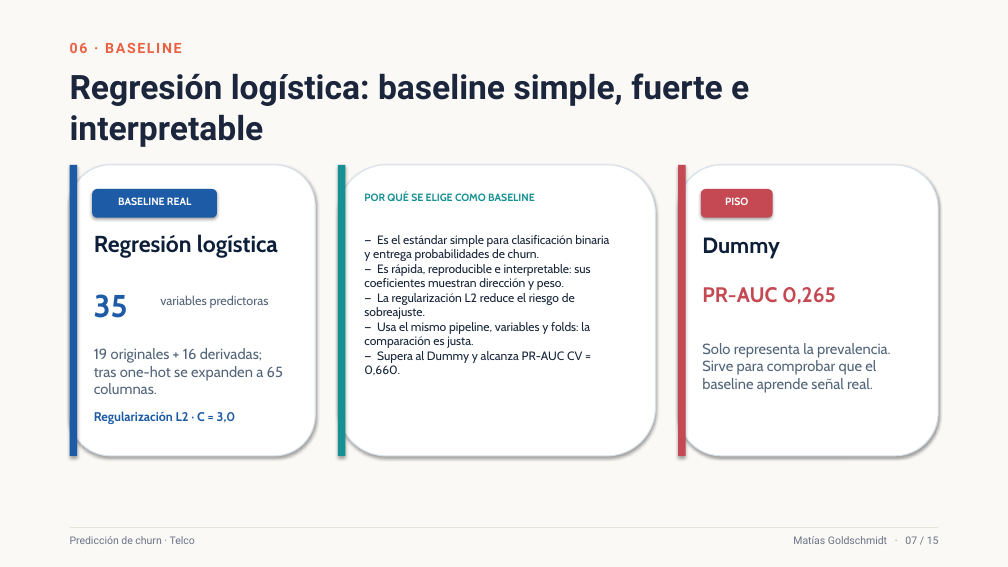
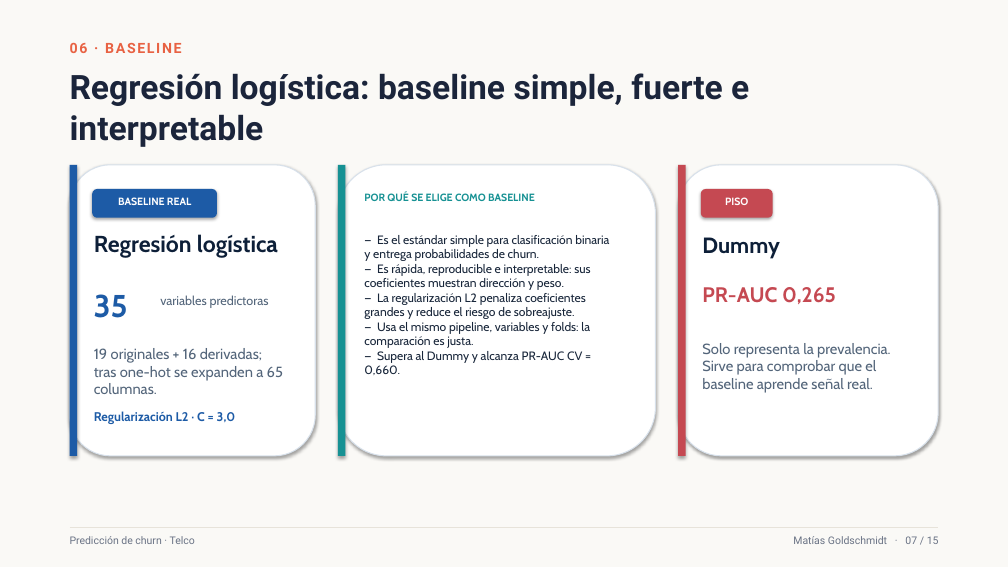
Before and after one commit to matigold22/Final_Predictiva, a slide deck: slide 8 of presentacion/final/Presentacion_Final_Churn_Redesign.pptx. Drawn at 1008x567 pixels with LibreOffice and Linux fonts; fonts in the diff are those of the drawing. Boxes give left, top, right and bottom in pixels: in the first picture for what was removed or moved away, otherwise in the second. Text is boxed around its words. In the diff, an @@ line names an element or a change of style, - is before the commit and + after.

```diff
--- a/presentacion/final/Presentacion_Final_Churn_Redesign.pptx
+++ b/presentacion/final/Presentacion_Final_Churn_Redesign.pptx
@@ text at <box>364,235,609,375</box>: text changed @@
-— Es el estándar simple para clasificación binaria y entrega probabilidades de churn.
-— Es rápida, reproducible e interpretable: sus coeficientes muestran dirección y peso.
-— La regularización L2 reduce el riesgo de sobreajuste.
-— Usa el mismo pipeline, variables y folds: la comparación es justa.
-— Supera al Dummy y alcanza PR-AUC CV = 0,660.
+— Es el estándar simple para clasificación binaria y entrega probabilidades de churn.
+— Es rápida, reproducible e interpretable: sus coeficientes muestran dirección y peso.
+— La regularización L2 penaliza coeficientes grandes y reduce el riesgo de sobreajuste.
+— Usa el mismo pipeline, variables y folds: la comparación es justa.
+— Supera al Dummy y alcanza PR-AUC CV = 0,660.
```
Also in this commit, not shown: 1 other slide changed, 1 other file.
